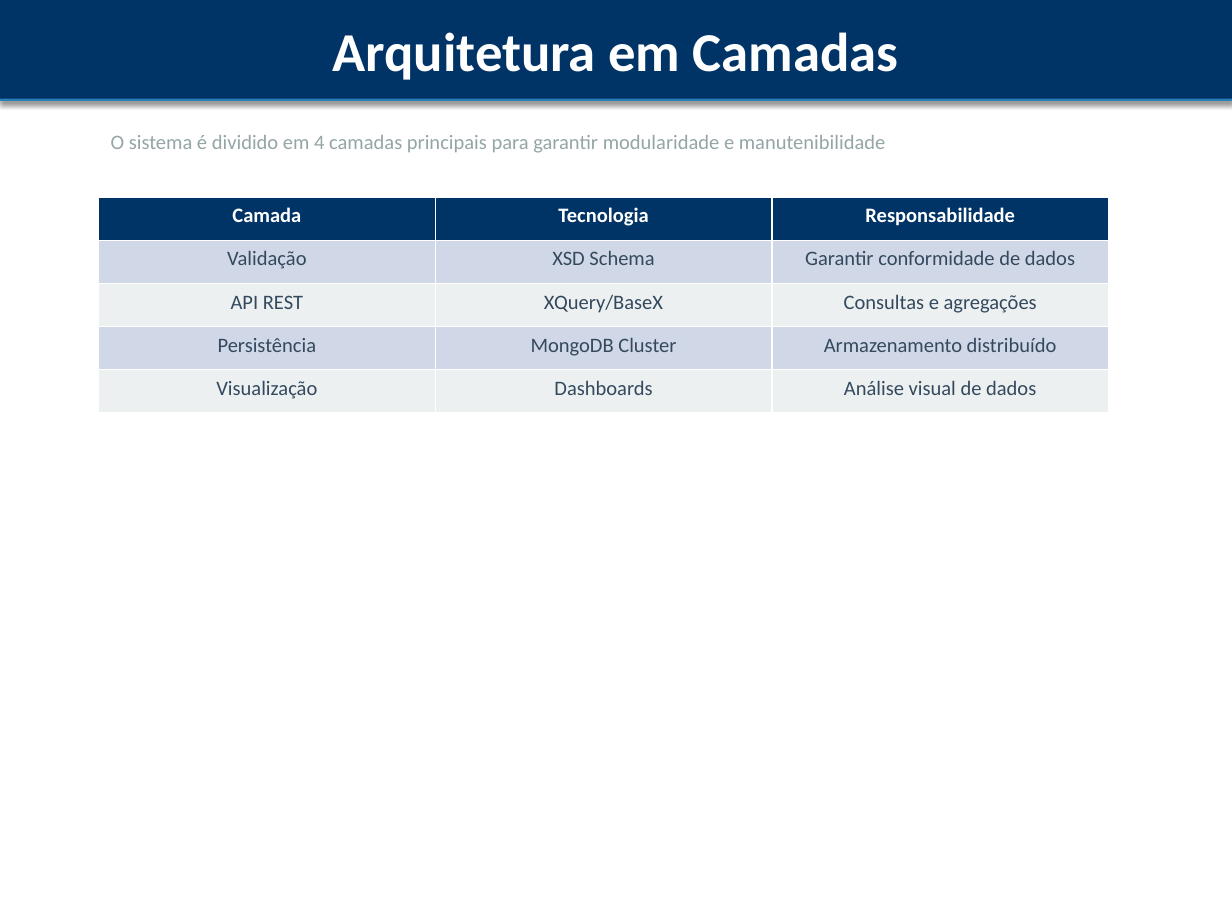
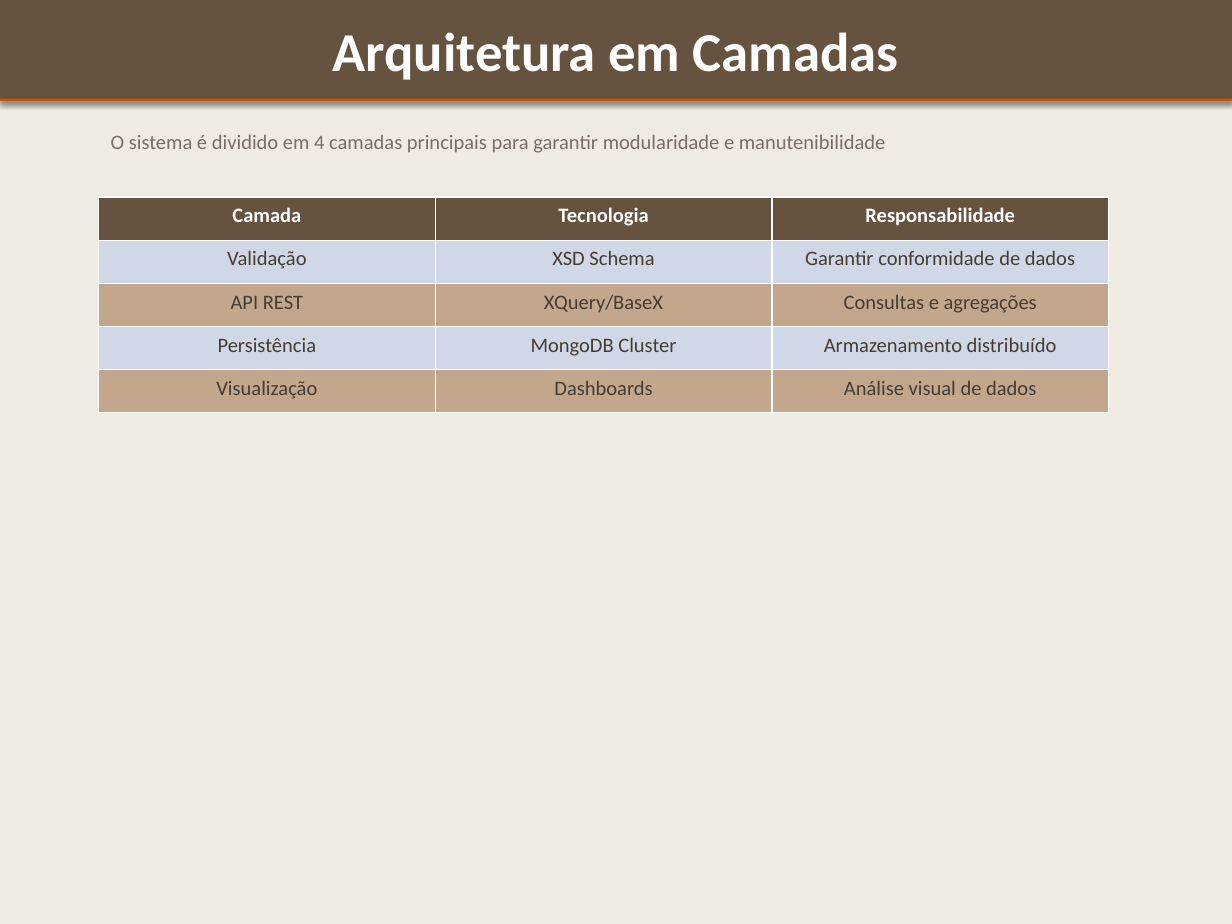
Before and after one commit to InnaVibes/Ctesp, a slide deck: slide 3 of peid/TRABALHO_PRATICO/apresentacao_reservas.pptx. Drawn at 1232x924 pixels with LibreOffice and Linux fonts; fonts in the diff are those of the drawing. Boxes give left, top, right and bottom in pixels: in the first picture for what was removed or moved away, otherwise in the second. Text is boxed around its words. In the diff, an @@ line names an element or a change of style, - is before the commit and + after.

```diff
--- a/peid/TRABALHO_PRATICO/apresentacao_reservas.pptx
+++ b/peid/TRABALHO_PRATICO/apresentacao_reservas.pptx
@@ background #FFFFFF to #F0EBE1 @@
@@ rectangle "Arquitetura em Camadas" at [0,0,1232,99]: fill #003366 to #65523F; outline #003366 0.75 pt to #65523F 0.75 pt @@
@@ rectangle at [0,99,1232,101]: fill #2980B9 to #CC5500 @@
@@ text "O sistema é dividido em ..." at [111,135,885,153]: text colour #95A5A6 to #786E64 @@
@@ table at [99,197,1108,413] @@
@@ fill #003366 to #65523F in row 1 @@
@@ fill #ECF0F1 to #C2A78C in 6 cells @@
@@ text colour #34495E to #463C32 in "Validação", "XSD Schema", "Garantir conformidade de dados", "API REST" and 8 more places @@
```
Also in this commit, not shown: 21 other slides changed, 2 other files.
